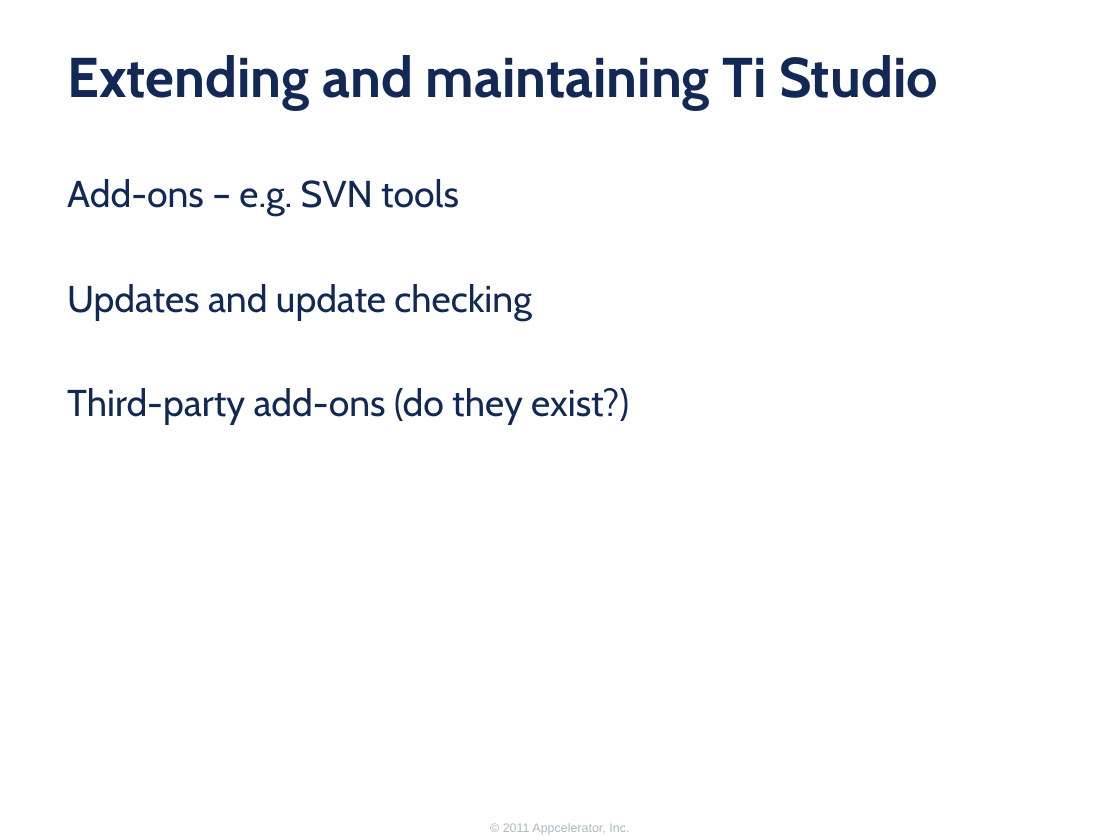
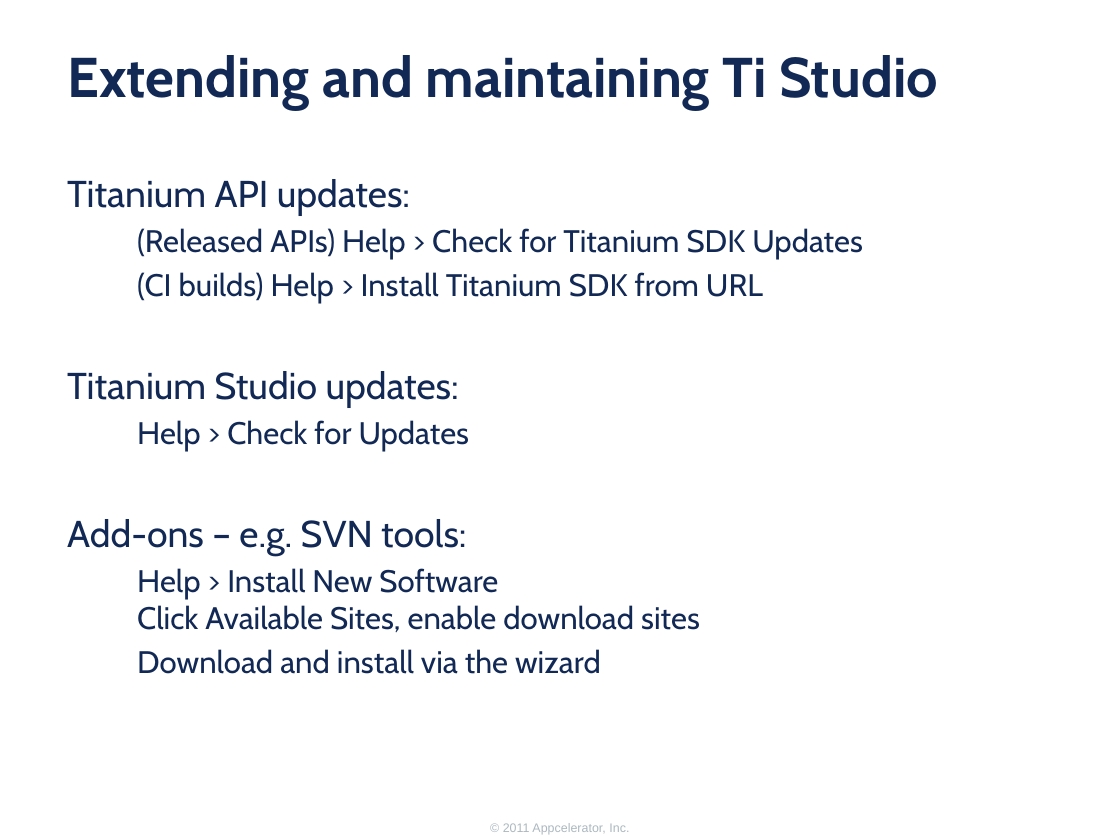
Before and after one commit to appcelerator-forks/appcelerator-training.tcmd_certification, a slide deck: slide 19 of 300/300.pptx. Drawn at 1120x840 pixels with LibreOffice and Linux fonts; fonts in the diff are those of the drawing; background and template pictures are left out. Boxes give left, top, right and bottom in pixels: in the first picture for what was removed or moved away, otherwise in the second. Text is boxed around its words. In the diff, an @@ line names an element or a change of style, - is before the commit and + after.

```diff
--- a/300/300.pptx
+++ b/300/300.pptx
@@ text at [67,179,863,674]: text changed; size 24 to 20 pt @@
-Add-ons – e.g. SVN tools
-Updates and update checking
-Third-party add-ons (do they exist?)
+Titanium API updates:
+  (Released APIs) Help > Check for Titanium SDK Updates
+  (CI builds) Help > Install Titanium SDK from URL
+Titanium Studio updates:
+  Help > Check for Updates
+Add-ons – e.g. SVN tools:
+  Help > Install New Software
+  Click Available Sites, enable download sites
+  Download and install via the wizard
```
Also in this commit, not shown: 4 other slides changed.
